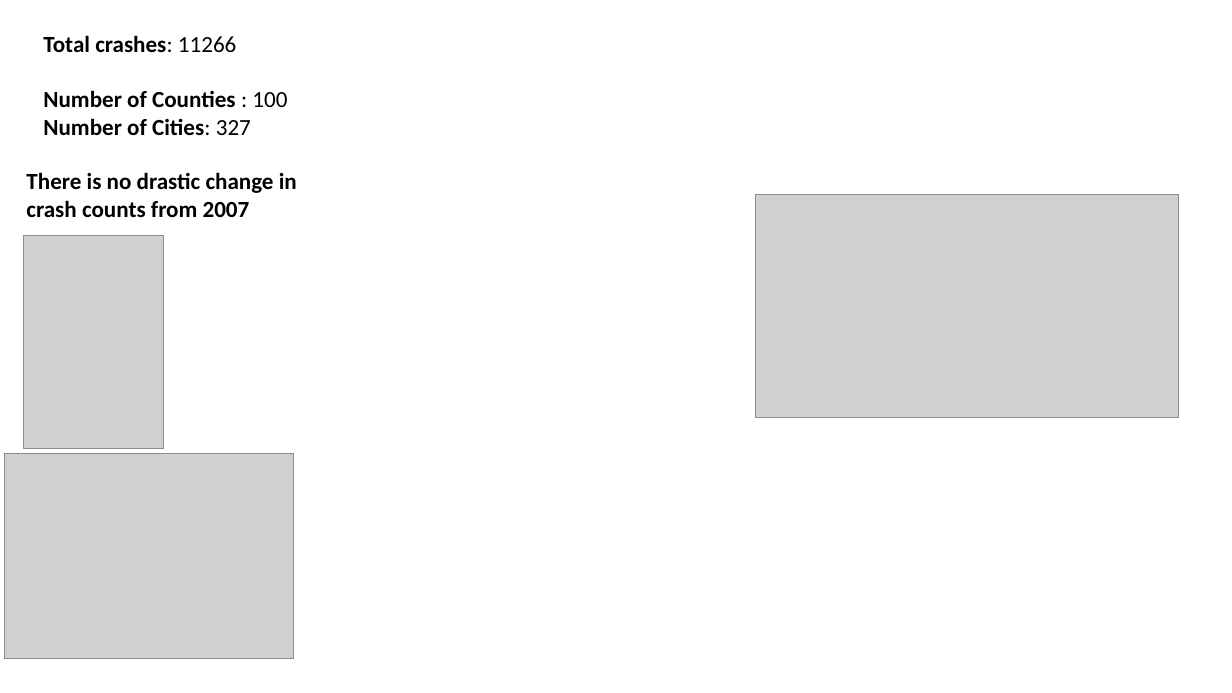
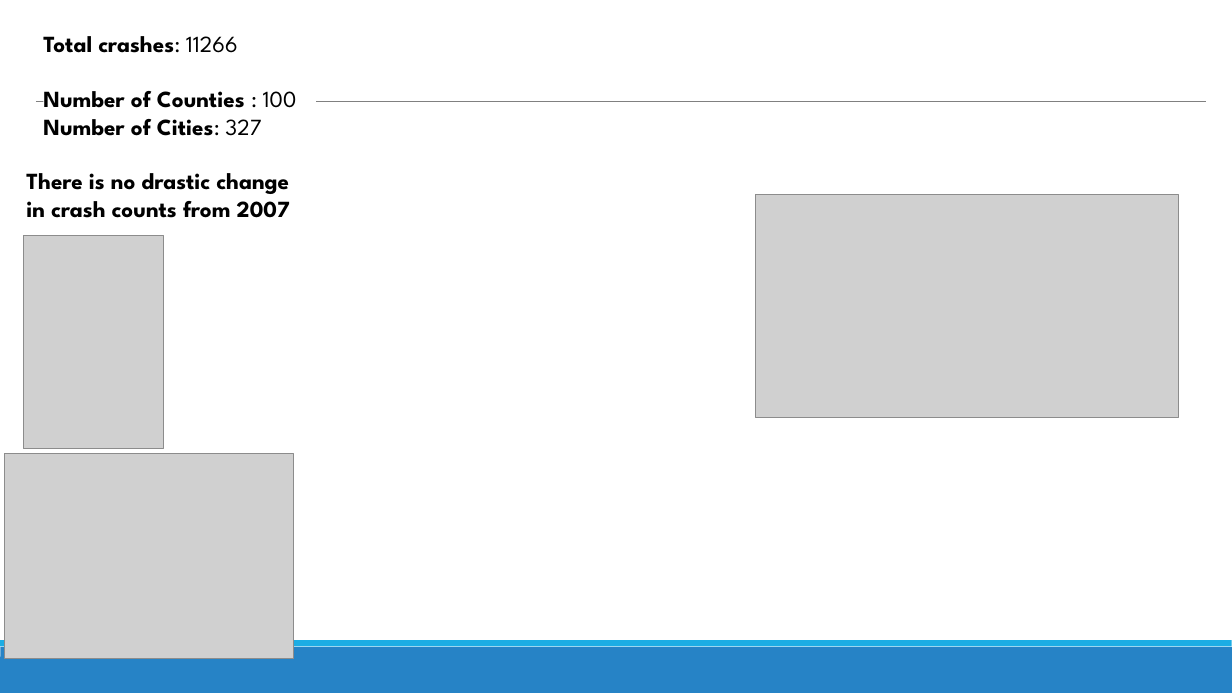
Before and after one commit to waghrayrashi/project-1, a slide deck: slide 16 of Project 1 - Group 2 - Statewide Bicycle Crash Analysis.pptx (slide 6 before the commit). Drawn at 1232x693 pixels with LibreOffice and Linux fonts; fonts in the diff are those of the drawing; grey boxes stand for pictures. Boxes give left, top, right and bottom in pixels: in the first picture for what was removed or moved away, otherwise in the second. Text is boxed around its words. In the diff, an @@ line names an element or a change of style, - is before the commit and + after.

```diff
--- a/Project 1 - Group 2 - Statewide Bicycle Crash Analysis.pptx
+++ b/Project 1 - Group 2 - Statewide Bicycle Crash Analysis.pptx
@@ text "Total crashes: 11266" at [43, 36, 297, 136]: font Calibri to League Spartan @@
@@ line added from (36, 102) to (1206, 102), #808080 0.5 pt @@
@@ text "There is no drastic change ..." at [26, 173, 290, 218]: font Calibri to League Spartan @@
@@ rectangle added at [0, 657, 1232, 693], fill #2683C6 @@
@@ rectangle added at [0, 647, 1232, 693], fill #2683C6 @@
@@ rectangle added at [0, 640, 1232, 647], fill #1CADE4 @@
```
Also in this commit, not shown: 5 other slides changed, 12 slides added, 1 slide removed, 10 other files.
